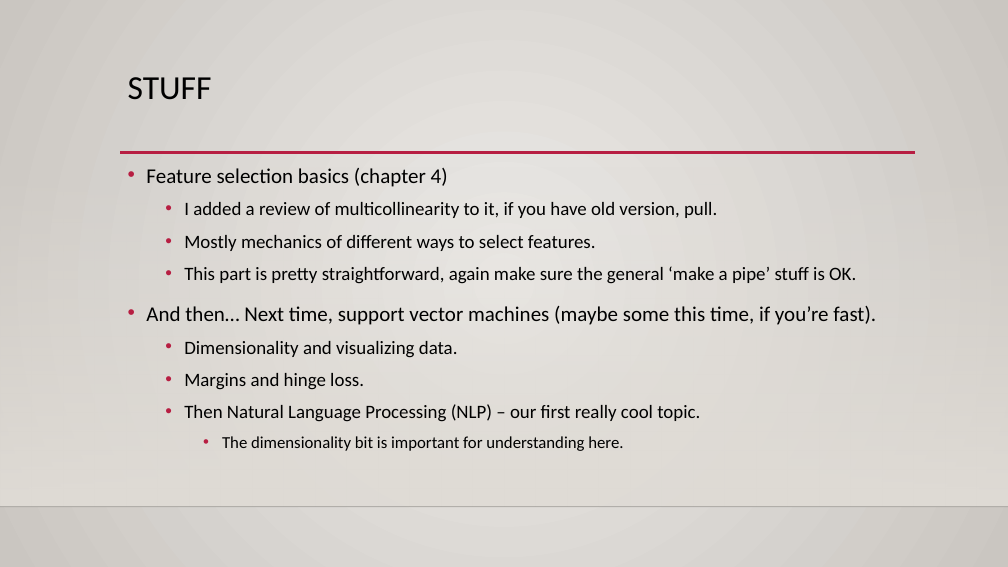
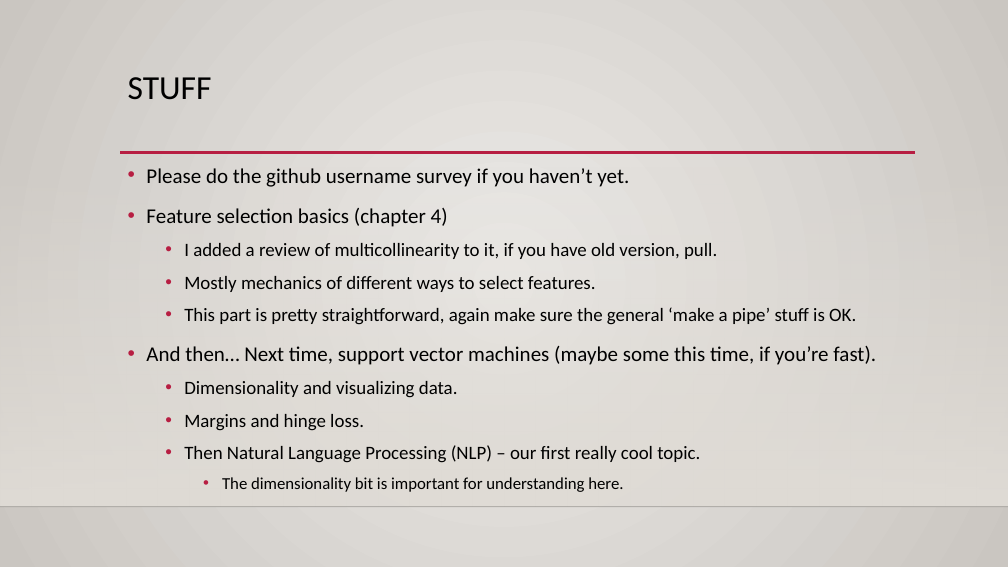
Before and after one commit to AkeemSemperDataScience/Intro_to_Machine_Learning_Students, a slide deck: slide 1 of reference_content/Slides/009_Feature_Selection.pptx. Drawn at 1008x567 pixels with LibreOffice and Linux fonts; fonts in the diff are those of the drawing; background and template pictures are left out. Boxes give left, top, right and bottom in pixels: in the first picture for what was removed or moved away, otherwise in the second. Text is boxed around its words. In the diff, an @@ line names an element or a change of style, - is before the commit and + after.

```diff
--- a/reference_content/Slides/009_Feature_Selection.pptx
+++ b/reference_content/Slides/009_Feature_Selection.pptx
@@ text at (146,168,629,187): paragraph added @@
+• Please do the github username survey if you haven’t yet.
```
Also in this commit, not shown: 1 other slide changed, 5 slides added, 4 other files.
